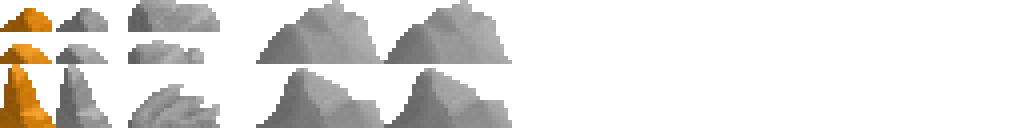
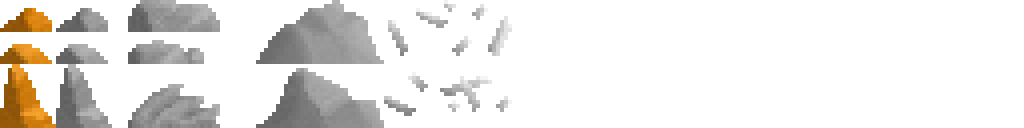
Comparing the layer stacks of the two (1024, 128) images. Changes:
renamed "Ore" to "Crystals", moved it above "ColorlessRocks" over [384, 0, 512, 128]
added group "Overlays" with 6 layers in group "Crystals" over [384, 0, 512, 128]
added layer "Pasted Layer" in group "Overlays" over [460, 76, 480, 112]
added layer "Pasted Layer #1" in group "Overlays" over [440, 76, 492, 96]
added layer "Pasted Layer #2" in group "Overlays" over [448, 100, 460, 112]
added layer "Crystals1" in group "Overlays" over [384, 0, 512, 116]
moved "OreRockLarge1" into group "BaseRocks" over [384, 68, 512, 128]
moved "OreRockLarge2" into group "BaseRocks" over [384, 0, 512, 64]
